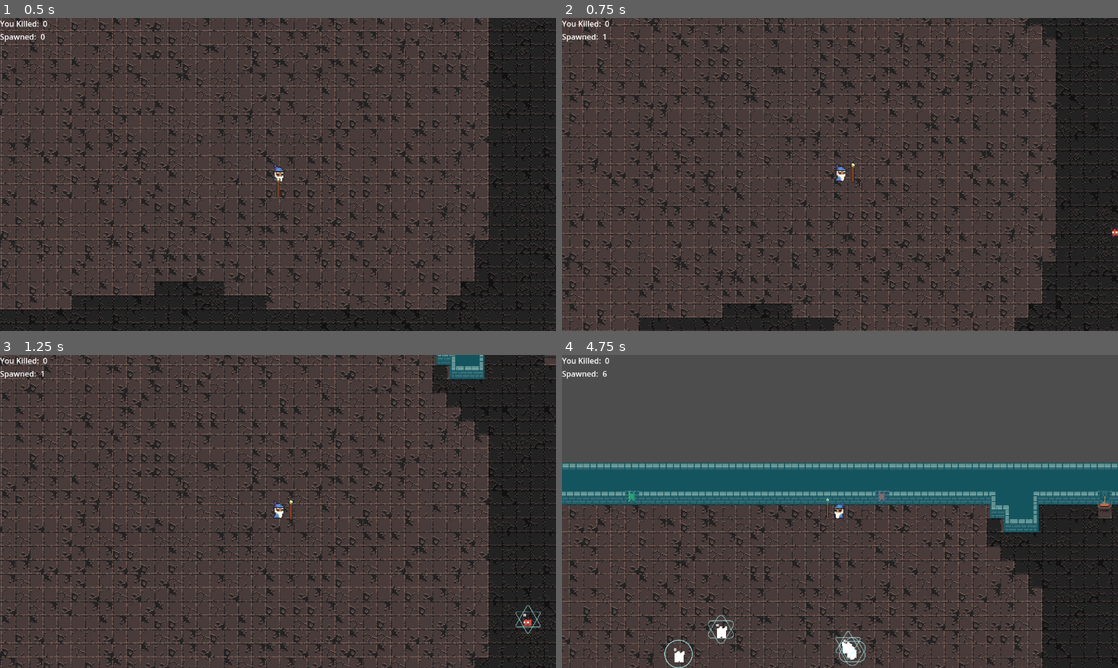
Above: before the commit, frames 1-4 (two rows, left to right).
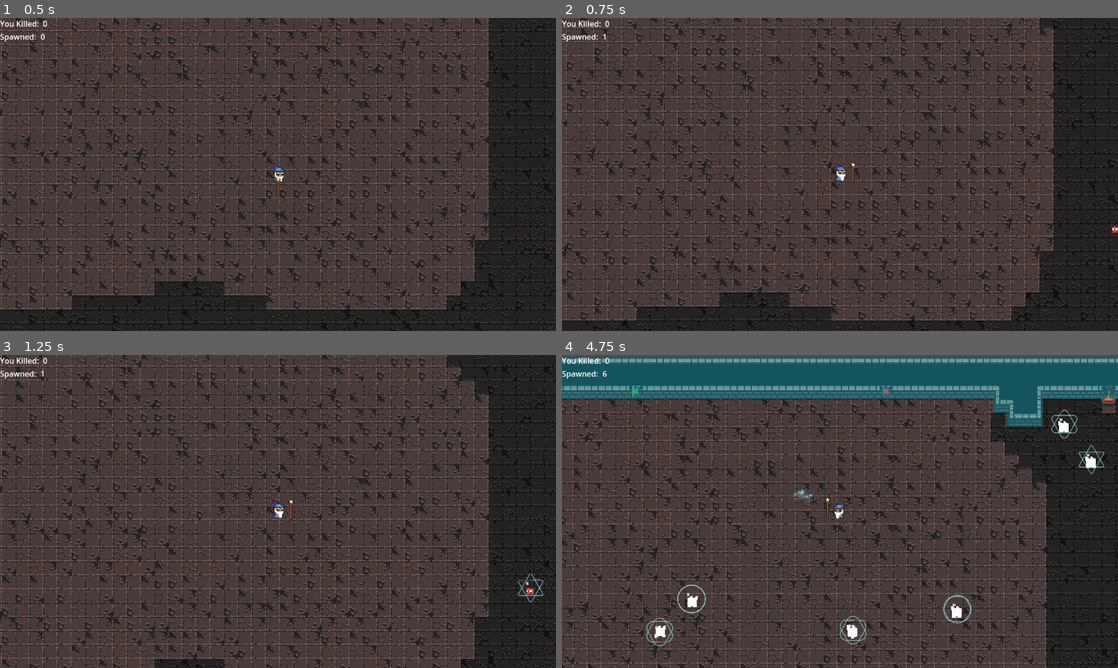
Above: after the commit, the same moments.

Repository: GianiStatie/GGJ-2025
Game: Godot game, scene res://main.tscn
Two runs of this game, one before a commit and one after it. Both use one fixed random seed, a clock stepped at 60 frames per second and the inputs below. The engine's default icon, where the game draws it, is replaced by a stand-in: a white triangle on a blue panel in a dark square.
Inputs (mouse positions are in pixels of both pictures, inside the frame that each line leads up to):
- Up to frame 1 (0.5 s): no input
- Up to frame 2 (0.75 s): tap Enter (ui_accept) at 0.5 s; move the mouse to (962, 158) at 0.52 s; hold W (up) from 0.53 s (still down); tap A (a) at 0.6 s
- Up to frame 3 (1.25 s): keep holding W (up); tap Enter (ui_accept) at 0.77 s; tap D (d) at 0.8 s
- Up to frame 4 (4.75 s): move the mouse to (728, 527) at 1.27 s; release W (up) at 1.28 s; hold S (down) 1.28-2.03 s; tap D (d) at 1.35, 3.8, 4.35 s; tap Enter (ui_accept) at 1.52, 3.02, 3.77, 4.52 s; click (728, 527) at 1.55 s; move the mouse to (895, 442) at 2.02 s; hold W (up) 2.03-3.53 s; click (895, 442) at 2.1 s; tap Shift (shift) at 2.3, 2.85 s; move the mouse to (812, 574) at 2.77 s; tap A (a) at 3.05, 3.6 s; move the mouse to (1006, 558) at 3.52 s; hold Alt (left) from 3.53 s (still down); move the mouse to (673, 464) at 4.27 s; click (673, 464) at 4.55 s

Frame 1 is identical in both runs. In frame 2, 36% of the frame differs, in the area x 0-100%, y 0-100%; in frame 3, 33%; in frame 4, 56%.

Commit message:
PC progration

Diff:
--- a/player/attacks/attack_1.gd
+++ b/player/attacks/attack_1.gd
@@ -6,8 +6,9 @@
 func _ready() -> void:
 	pass # Replace with function body.
 
-func trigger(target):
+func trigger(target,dmg):
 	self.look_at(target)
+	damage+=dmg
 	self.apply_impulse(Vector2(target-self.global_position).normalized()*200)
 
 
--- a/player/pc_attack_tracker.gd
+++ b/player/pc_attack_tracker.gd
@@ -13,10 +13,10 @@
 	pass
 
 
-func shoot(type,target,position):
+func shoot(type,target,position,damage_modifier):
 	var tmp_attack
 	if type ==1:
 		tmp_attack=bullet1.duplicate()
 		$attack_tracker.add_child(tmp_attack)
 		tmp_attack.global_position=position
-		tmp_attack.trigger(target+Vector2(randi_range(-30,30),randi_range(-30,30)))
+		tmp_attack.trigger(target+Vector2(randi_range(-30,30),randi_range(-30,30)),damage_modifier)
--- a/player/player.gd
+++ b/player/player.gd
@@ -2,7 +2,8 @@
 
 var scene = load("res://menu/end.tscn")
 
-var speed = 70*2
+
+var speed = 70
 var aim_range=15
 var max_health: float = 100
 var health: float = max_health : set = _on_health_changed
@@ -10,7 +11,9 @@
 var speed_bufer=speed
 var is_dead = false
 var can_shot=true
-
+var damage_modifier=0
+var attack_spee=0.8
+var bullet_count=1
 func _on_health_changed(value):
 	health = max(value, 0)
 	if health <= 0:
@@ -26,15 +29,16 @@
 		speed_bufer=speed
 	if Input.is_action_just_pressed("shift") and dash_check:
 		dash_check=false
-		$dash_timer.start(0)
+		$dash_timer.start(attack_spee)
 		speed_bufer=speed*40
 	velocity = input_direction * speed_bufer
 	if Input.is_action_just_pressed("mouse_l_click") and can_shot and self.global_position.distance_to(get_global_mouse_position()) >aim_range:
 		can_shot=false
 		var start_pos = $aim/AimMarker.global_position
-		for i in range(0,2):
-			get_tree().get_nodes_in_group("pc_attack_tracker")[0].shoot(1,get_global_mouse_position(),start_pos)
-		$attack_timer.start(0)
+
+		for i in range(0,bullet_count):
+			get_tree().get_nodes_in_group("pc_attack_tracker")[0].shoot(1,get_global_mouse_position(),start_pos,damage_modifier)
+		$attack_timer.start(attack_spee)
 #func _unhandled_input(event):
 #	print (event)
 
@@ -68,6 +72,49 @@
 		body._on_player_collision()
 
 
+func _process(delta: float) -> void:
+	var kill_tracker=GameState.kill_count
+	match kill_tracker:
+		10:
+			speed+=15
+			GameState.kill_count+=1
+		15:
+			damage_modifier+=25
+			bullet_count+=1
+			GameState.kill_count+=1
+		20:
+			speed+=10
+			GameState.kill_count+=1
+		25:
+			attack_spee-=0.3
+			GameState.kill_count+=1
+		30:
+			speed+=5
+			GameState.kill_count+=1
+		35:
+			attack_spee-=0.2
+			GameState.kill_count+=1
+		40:
+			damage_modifier+=17
+			GameState.kill_count+=1
+		45:
+			damage_modifier+=15
+			GameState.kill_count+=1
+		50:
+			speed+=20
+			GameState.kill_count+=1
+		55:
+			attack_spee-=0.2
+			GameState.kill_count+=1
+		70:
+			speed+=10
+			GameState.kill_count+=1
+		80:
+			damage_modifier+=20
+			bullet_count+=1
+			GameState.kill_count+=1
+	pass
+
 func _on_attack_timer_timeout() -> void:
 	can_shot=true
 	pass # Replace with function body.
Not shown: 1 places in enemies/enemy.tscn that only renumber resources
Not shown: 1 places in player/player_placeholder.tscn that only renumber resources
